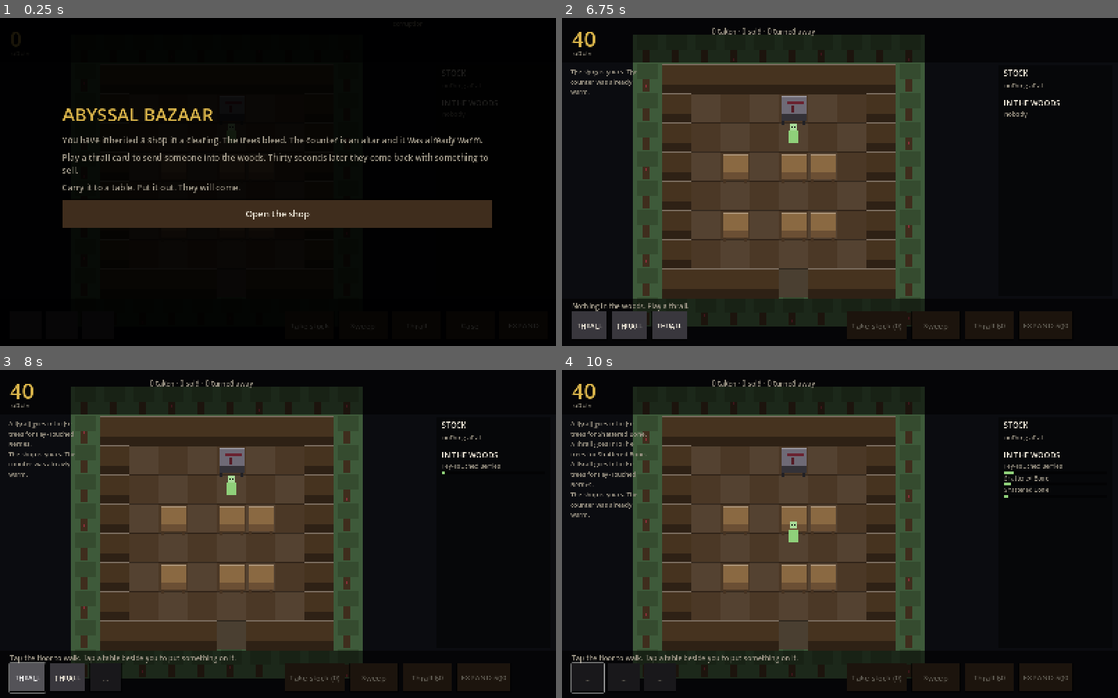
Above: before the commit, frames 1-4 (two rows, left to right).
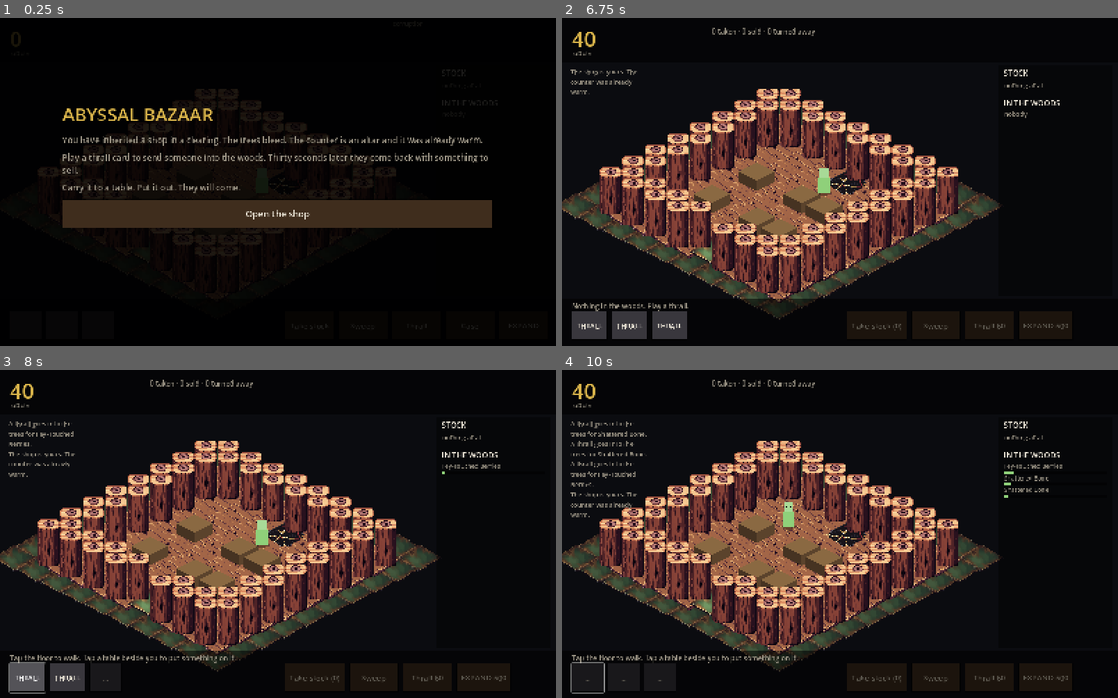
Above: after the commit, the same moments.

Repository: AdLgames/tugow
Game: Godot game, scene res://scenes/main.tscn
Two runs of this game, one before a commit and one after it. Both use one fixed random seed, a clock stepped at 60 frames per second and the inputs below.
Inputs (mouse positions are in pixels of both pictures, inside the frame that each line leads up to):
- Up to frame 1 (0.25 s): no input
- Up to frame 2 (6.75 s): click (589, 326) at 0.52 s; click (623, 326) at 1.27 s; click (662, 326) at 2.02 s; click "Take stock" at 2.75 s; click "Sweep" at 3.5 s; click "Thrall" at 4.25 s; click "Case" at 5 s; click "EXPAND" at 5.75 s; click "Open the shop" at 6.5 s
- Up to frame 3 (8 s): click "THRALL" at 7.25 s
- Up to frame 4 (10 s): click "THRALL" at 8 s; click "THRALL" at 8.75 s; tap A at 9.5 s; move the mouse to (778, 534) at 9.52 s; click (778, 534) at 9.67 s

The runs differ from the first frame. In frame 1, 0.3% of the frame differs, in the area x 6-72%, y 33-63%; in frame 2, 44%, in the area x 0-79%, y 5-95%; in frame 3, 44%; in frame 4, 44%.

Commit message:
Lay the shop out isometric, on the painted tiles
The art is 2:1 diamonds, so the projection follows it. The simulation
never learned about either — it deals in whole tile coordinates, and the
view is the only thing that knows where they land — so swapping the whole
projection from square three-quarter to isometric touched one file, no
rules, and every test kept passing.

Floor tiles are placed by the top vertex of their diamond and scaled to
the tile width, so whatever depth each was drawn with hangs over the row
behind it. Walls are scaled by height rather than width: a log is tall
and narrow and an iron panel is square, and sizing either by tile width
puts one of them three tiles high. A narrow post repeats across its tile
so a run of logs reads as a cabin wall.

Corruption is now a floor rather than a tint. flesh_cobble replaces the
tiles one at a time in a fixed order, so a shop going bad is something
that creeps outward and always creeps the same way — the design's
"rotting inventory spreading across your clean pixel-art grid", done as
geometry rather than a colour filter.

Drawn in two layers, the way the floor is built: ground with no sorting,
then everything standing sorted back to front by x+y, so a figure walking
up the room slides behind the wall in front of her.

Added a projection round-trip check over every tile of both floors.
Tapping is the only way input reaches the game, so a tile that does not
survive the round trip is a tile nobody can press, and it would have
failed silently.

Co-Authored-By: Claude Opus 5 <noreply@anthropic.com>
Claude-Session: https://claude.ai/code/session_01BzAKzGJTYJvNQcmYrQHVBo

Diff:
--- /dev/null
+++ b/scripts/ui/tiles.gd
@@ -0,0 +1,70 @@
+class_name Tiles
+extends RefCounted
+## The painted tileset, and what each cell of the shop is made of.
+##
+## Every floor texture is an isometric diamond whose top vertex sits at the
+## top of its own image; anything below the diamond is the tile's thickness
+## and hangs down over the row behind. So a tile is placed by its top vertex
+## and scaled to the tile width, and the art keeps whatever depth it was
+## drawn with.
+
+const FLOOR := {
+	&"planks": "res://assets/tiles/planks.png",
+	&"moss": "res://assets/tiles/moss.png",
+	&"grate": "res://assets/tiles/grate.png",
+	&"kintsugi": "res://assets/tiles/kintsugi.png",
+	&"white_tile": "res://assets/tiles/white_tile.png",
+	&"flesh_cobble": "res://assets/tiles/flesh_cobble.png",
+}
+
+const STANDING := {
+	&"log": "res://assets/tiles/log.png",
+	&"log_tall": "res://assets/tiles/log_tall.png",
+	&"wall_rust": "res://assets/tiles/wall_rust.png",
+	&"wall_door": "res://assets/tiles/wall_door.png",
+}
+
+static var _cache: Dictionary = {}
+
+
+## Loaded once. Reaching for a texture inside _draw every frame is both
+## wasteful and unreliable — the first draw can land before the upload.
+static func texture(id: StringName) -> Texture2D:
+	if _cache.has(id):
+		return _cache[id]
+	var path := String(FLOOR.get(id, STANDING.get(id, "")))
+	var tex: Texture2D = null
+	if path != "" and ResourceLoader.exists(path):
+		tex = load(path)
+	_cache[id] = tex
+	return tex
+
+
+static func warm() -> void:
+	for id in FLOOR:
+		texture(id)
+	for id in STANDING:
+		texture(id)
+
+
+## What the ground under a cell is made of. Corruption is not a tint here —
+## the floor itself turns to flesh-set cobble, tile by tile, so a shop going
+## bad is something you watch spread rather than a number you read.
+static func floor_for(cell: int, level: int, corrupted: bool) -> StringName:
+	if corrupted:
+		return &"flesh_cobble"
+	match cell:
+		Shop.Cell.ALTAR:
+			return &"kintsugi"
+		Shop.Cell.BACKROOM:
+			return &"white_tile"
+		Shop.Cell.DOOR:
+			return &"moss"
+	return &"planks" if level == 1 else &"grate"
+
+
+## The face a wall shows. Level 1 is a log cabin; level 2 is riveted iron.
+static func wall_for(level: int, is_door_wall: bool) -> StringName:
+	if level == 1:
+		return &"log"
+	return &"wall_door" if is_door_wall else &"wall_rust"
--- a/scripts/ui/world_view.gd
+++ b/scripts/ui/world_view.gd
@@ -1,24 +1,28 @@
 class_name WorldView
 extends Control
-## The shop, drawn.
+## The shop, drawn isometric.
 ##
-## Three-quarter top-down: tiles are square and flat, and everything standing
-## on them is drawn with a top and a front face so it has height. Everything
-## is snapped to a chunky pixel so it reads as 8-bit rather than as vector
-## shapes that happen to be small.
+## The art is 2:1 diamonds, so the projection is a true isometric one rather
+## than the square three-quarter grid this started as. The simulation never
+## learned about either — it deals in whole tile coordinates and this file
+## is the only thing that knows where they land on a screen.
+##
+## Drawing is layered the way the floor is built: ground first with no sorting
+## at all, then everything standing, sorted back to front by x+y so a figure
+## walking up the room slides behind the wall in front of it.
 
 signal tile_tapped(at: Vector2i)
 
-## How big a drawn "pixel" is. Everything rounds to this.
-const PIXEL := 4.0
-## Height of a standing thing, in screen pixels.
-const WALL_HEIGHT := 26.0
-const TABLE_HEIGHT := 18.0
+## Tile width on screen. The diamond is half as tall as it is wide.
+const TILE_W := 96.0
+const TILE_H := TILE_W * 0.5
+## How tall a wall stands, as a fraction of the tile width.
+const WALL_TALL := 1.05
+const TABLE_LIFT := TILE_H * 0.45
 
 var world: World = null
-var tile: float = 64.0
 var origin := Vector2.ZERO
-## Held for a beat after a sale, for the frame their sprite is wrong.
+var scale_factor: float = 1.0
 var glitches: Array = []
 
 var _t: float = 0.0
@@ -26,6 +30,7 @@
 
 func _ready() -> void:
 	texture_filter = CanvasItem.TEXTURE_FILTER_NEAREST
+	Tiles.warm()
 	set_process(true)
 
 
@@ -49,248 +54,263 @@
 	glitches.append({"at": at, "life": 0.18})
 
 
-## Fit the whole floor into the view, on a whole number of screen pixels so
-## the art never lands between them.
+func tile_w() -> float:
+	return TILE_W * scale_factor
+
+
+func tile_h() -> float:
+	return TILE_H * scale_factor
+
+
+## Fit the whole diamond of the floor into the view. An isometric grid is
+## twice as wide as it is tall, so the width is almost always what binds.
 func _layout() -> void:
 	if world == null:
 		return
 	var n := float(world.shop.size)
-	tile = floor(minf(size.x / n, size.y / n) / PIXEL) * PIXEL
-	var span := tile * n
-	origin = ((size - Vector2(span, span)) * 0.5).snapped(Vector2(PIXEL, PIXEL))
-
-
+	var want := Vector2(n * TILE_W, n * TILE_H + TILE_W * WALL_TALL)
+	scale_factor = minf(size.x / want.x, size.y / want.y) * 0.96
+	# The grid's own bounding box, so it can be centred rather than guessed at.
+	var span := Vector2(n * tile_w(), n * tile_h())
+	origin = Vector2(size.x * 0.5, (size.y - span.y) * 0.5 + TILE_W * WALL_TALL * scale_factor * 0.5)
+
+
+## Top vertex of the diamond for a tile. Fractional coordinates are welcome:
+## this is how a walking figure is placed between tiles.
+func project(at: Vector2) -> Vector2:
+	return origin + Vector2((at.x - at.y) * tile_w() * 0.5,
+		(at.x + at.y) * tile_h() * 0.5)
+
+
+## Centre of a tile's diamond — where a thing standing on it belongs.
+func project_centre(at: Vector2) -> Vector2:
+	return project(at) + Vector2(0.0, tile_h() * 0.5)
+
+
+## Screen back to grid. The inverse of the projection, measured from the
+## centre of the diamond rather than its top vertex.
 func tile_at(screen: Vector2) -> Vector2i:
-	if world == null or tile <= 0.0:
-		return Vector2i.ZERO
-	var local := (screen - origin) / tile
-	return Vector2i(int(floor(local.x)), int(floor(local.y)))
-
-
-func screen_of(at: Vector2) -> Vector2:
-	return origin + at * tile
+	if world == null or tile_w() <= 0.0:
+		return Vector2i(-1, -1)
+	var local := screen - origin - Vector2(0.0, tile_h() * 0.5)
+	var a := local.x / (tile_w() * 0.5)
+	var b := local.y / (tile_h() * 0.5)
+	return Vector2i(int(floor((a + b) * 0.5 + 0.5)), int(floor((b - a) * 0.5 + 0.5)))
 
 
 func _gui_input(event: InputEvent) -> void:
+	var pressed := false
+	var at := Vector2.ZERO
 	if event is InputEventMouseButton and event.pressed \
 			and event.button_index == MOUSE_BUTTON_LEFT:
-		tile_tapped.emit(tile_at(event.position))
-		accept_event()
+		pressed = true
+		at = event.position
 	elif event is InputEventScreenTouch and event.pressed:
-		tile_tapped.emit(tile_at(event.position))
-		accept_event()
-
+		pressed = true
+		at = event.position
+	if not pressed:
+		return
+	tile_tapped.emit(tile_at(at))
+	accept_event()
+
+
+# --- Drawing -----------------------------------------------------------------
 
 func _draw() -> void:
 	if world == null:
 		return
 	_layout()
-	_draw_ground()
+	draw_rect(Rect2(Vector2.ZERO, size), Palette.NIGHT, true)
+	_draw_surround()
 	_draw_floor()
-	# Everything standing is drawn back to front so it overlaps correctly.
-	var standing: Array = []
-	for y in world.shop.size:
-		for x in world.shop.size:
+	_draw_standing()
+	_draw_glitches()
+
+
+## A ring of ground outside the walls, so the shop sits in something.
+func _draw_surround() -> void:
+	var n := world.shop.size
+	for ring in range(-1, n + 1):
+		for other in range(-1, n + 1):
+			var at := Vector2i(ring, other)
+			if at.x >= 0 and at.y >= 0 and at.x < n and at.y < n:
+				continue
+			_blit_floor(Vector2(at), &"moss", 0.55)
+
+
+## Layer 0. No sorting: nothing can ever walk behind a floor.
+func _draw_floor() -> void:
+	var corrupt_share := clampf(world.corruption / Balance.corruption_cap, 0.0, 1.0)
+	var n := world.shop.size
+	for y in n:
+		for x in n:
 			var at := Vector2i(x, y)
 			var cell := world.shop.get_cell(at)
-			if cell == Shop.Cell.WALL or cell == Shop.Cell.TABLE \
-					or cell == Shop.Cell.CASE or cell == Shop.Cell.ALTAR:
-				standing.append({"y": float(y), "at": at, "cell": cell})
+			if cell == Shop.Cell.WALL:
+				# Walls get a floor under them too, or the room has holes.
+				_blit_floor(Vector2(at), Tiles.floor_for(Shop.Cell.FLOOR, world.level, false))
+				continue
+			# Corruption spreads across the grid rather than tinting it. The
+			# same tiles turn every time, so it creeps outward from the door.
+			var corrupted := _corruption_rank(at, n) < corrupt_share
+			_blit_floor(Vector2(at), Tiles.floor_for(cell, world.level, corrupted))
+
+
+## A stable ordering of tiles, so corruption always takes the same ones first
+## and the spread reads as a spread rather than as static.
+func _corruption_rank(at: Vector2i, n: int) -> float:
+	var h := (at.x * 73856093) ^ (at.y * 19349663)
+	return float(absi(h) % 1000) / 1000.0
+
+
+func _blit_floor(at: Vector2, id: StringName, alpha: float = 1.0) -> void:
+	var tex := Tiles.texture(id)
+	if tex == null:
+		return
+	var w := tile_w()
+	var h := w * float(tex.get_height()) / float(tex.get_width())
+	var top := project(at)
+	draw_texture_rect(tex, Rect2(top - Vector2(w * 0.5, 0.0), Vector2(w, h)),
+		false, Color(1, 1, 1, alpha))
+
+
+## Layer 1. Everything with height, back to front, so the shopkeeper walking
+## up the room slides behind the wall ahead of her.
+func _draw_standing() -> void:
+	var queue: Array = []
+	var n := world.shop.size
+	for y in n:
+		for x in n:
+			var at := Vector2i(x, y)
+			var cell := world.shop.get_cell(at)
+			if cell == Shop.Cell.WALL:
+				queue.append({"sort": float(x + y), "wall": at})
+			elif cell == Shop.Cell.TABLE or cell == Shop.Cell.CASE:
+				queue.append({"sort": float(x + y), "table": at, "cell": cell})
 	for c in world.customers:
-		standing.append({"y": c.at.y, "customer": c})
-	standing.append({"y": world.player.y, "player": true})
-	standing.sort_custom(func(a, b): return float(a["y"]) < float(b["y"]))
-	for item in standing:
-		if item.has("customer"):
+		queue.append({"sort": c.at.x + c.at.y, "customer": c})
+	queue.append({"sort": world.player.x + world.player.y, "player": true})
+	queue.sort_custom(func(a, b): return float(a["sort"]) < float(b["sort"]))
+	for item in queue:
+		if item.has("wall"):
+			_draw_wall(item["wall"])
+		elif item.has("table"):
+			_draw_table(item["table"], int(item["cell"]))
+		elif item.has("customer"):
 			_draw_person(item["customer"].at, Palette.FLESH, item["customer"])
-		elif item.has("player"):
+		else:
 			_draw_person(world.player, Palette.EYE, null)
-		else:
-			_draw_furniture(item["at"], int(item["cell"]))
-	_draw_carried()
-	_draw_glitches()
-
-
-## The clearing the shop sits in. Trees at the edge, and the sap.
-func _draw_ground() -> void:
-	draw_rect(Rect2(Vector2.ZERO, size), Palette.NIGHT, true)
-	var n := world.shop.size
-	var pad := tile
-	var outer := Rect2(origin - Vector2(pad, pad),
-		Vector2(tile * n + pad * 2.0, tile * n + pad * 2.0))
-	draw_rect(outer, Palette.GRASS, true)
-	# Bleeding trees all the way round the clearing.
-	var count := n + 2
-	for i in count:
-		var f := float(i) - 1.0
-		var ring: Array[Vector2] = [
-			Vector2(f, -1.0), Vector2(f, float(n)),
-			Vector2(-1.0, f), Vector2(float(n), f),
-		]
-		for k in ring.size():
-			_draw_tree((origin + ring[k] * tile).snapped(Vector2(PIXEL, PIXEL)),
-				i * 4 + k)
-
-
-func _draw_tree(at: Vector2, seed_value: int) -> void:
-	var w := tile * 0.7
-	var trunk := Rect2(at + Vector2(tile * 0.34, tile * 0.42), Vector2(tile * 0.22, tile * 0.5))
-	draw_rect(_snap(trunk), Palette.WOOD_DARK, true)
-	draw_rect(_snap(Rect2(at + Vector2(tile * 0.12, tile * 0.02), Vector2(w, tile * 0.5))),
-		Palette.GRASS_ALT.darkened(0.25), true)
-	# Sap, running. It is the first thing that is wrong.
-	if seed_value % 3 != 0:
-		return
-	var drip := fposmod(_t * 0.35 + float(seed_value) * 0.21, 1.0)
-	draw_rect(_snap(Rect2(at + Vector2(tile * 0.42, tile * 0.5 + drip * tile * 0.34),
-		Vector2(PIXEL, PIXEL * 2.0))), Palette.SAP, true)
-
-
-func _draw_floor() -> void:
-	var tint := Palette.floor_tint(world.corruption)
-	for y in world.shop.size:
-		for x in world.shop.size:
-			var at := Vector2i(x, y)
-			var box := _snap(Rect2(screen_of(Vector2(at)), Vector2(tile, tile)))
-			var cell := world.shop.get_cell(at)
-			var base := Palette.FLOOR_WOOD if world.level == 1 else Palette.FLOOR_IRON
-			if (x + y) % 2 == 0:
-				base = base.lightened(0.05)
-			if cell == Shop.Cell.DOOR:
-				base = Palette.DIRT
-			elif cell == Shop.Cell.BACKROOM:
-				base = Palette.STONE.darkened(0.45)
-			draw_rect(box, base, true)
-			# Board seams. Cheap, and it stops the floor reading as a colour
-			# field that furniture disappears into.
-			draw_rect(_snap(Rect2(box.position, Vector2(box.size.x, PIXEL))),
-				base.darkened(0.35), true)
-			if tint.a > 0.0:
-				draw_rect(box, tint, true)
-
-
-## A top face and a front face: enough height to read as three-quarter.
-func _draw_furniture(at: Vector2i, cell: int) -> void:
-	var box := _snap(Rect2(screen_of(Vector2(at)), Vector2(tile, tile)))
-	var height := WALL_HEIGHT if cell == Shop.Cell.WALL else TABLE_HEIGHT
-	var top := Palette.WALL_TOP
-	var face := Palette.WALL
-	match cell:
-		Shop.Cell.WALL:
-			if world.level >= 2:
-				top = Palette.IRON_TOP
-				face = Palette.IRON
-			else:
-				top = Palette.WALL_WOOD_TOP
-				face = Palette.WALL_WOOD
-		Shop.Cell.TABLE:
-			top = Palette.WOOD_TOP
-			face = Palette.WOOD
-		Shop.Cell.CASE:
-			top = Palette.STONE_TOP
-			face = Palette.STONE.darkened(0.3)
-		Shop.Cell.ALTAR:
-			top = Palette.STONE_TOP
-			face = Palette.STONE.darkened(0.4)
-	# Walls fill their tile; furniture is inset, so an aisle reads as an aisle.
-	var inset := 0.0 if cell == Shop.Cell.WALL else tile * 0.08
-	var body := Rect2(box.position + Vector2(inset, inset),
-		box.size - Vector2(inset * 2.0, inset * 2.0))
-	if cell != Shop.Cell.WALL:
-		# Legs, before the top goes on over them.
-		var leg := Vector2(PIXEL * 2.0, height)
-		draw_rect(_snap(Rect2(body.position + Vector2(0, body.size.y - height * 0.4), leg)),
-			face.darkened(0.35), true)
-		draw_rect(_snap(Rect2(body.position + Vector2(body.size.x - leg.x,
-			body.size.y - height * 0.4), leg)), face.darkened(0.35), true)
-	draw_rect(_snap(Rect2(body.position + Vector2(0, body.size.y - height),
-		Vector2(body.size.x, height))), face, true)
-	draw_rect(_snap(Rect2(body.position, Vector2(body.size.x, body.size.y - height))),
-		top, true)
-	# A lit rim along the top edge, which is what sells the height.
-	draw_rect(_snap(Rect2(body.position, Vector2(body.size.x, PIXEL))),
-		top.lightened(0.28), true)
-	box = body
-	if cell == Shop.Cell.ALTAR:
-		_draw_altar_stain(box, height)
-	if cell == Shop.Cell.TABLE or cell == Shop.Cell.CASE:
-		_draw_stock(at, box, height)
-
-
-func _draw_altar_stain(box: Rect2, height: float) -> void:
-	var top := box.position + Vector2(0, height * 0.2)
-	draw_rect(_snap(Rect2(top + Vector2(tile * 0.22, tile * 0.18),
-		Vector2(tile * 0.56, tile * 0.10))), Palette.ALTAR_STAIN, true)
-	draw_rect(_snap(Rect2(top + Vector2(tile * 0.36, tile * 0.30),
-		Vector2(tile * 0.10, tile * 0.22))), Palette.ALTAR_STAIN.darkened(0.2), true)
+
+
+## A wall is a flat face standing on its tile, anchored to the bottom of the
+## diamond so it reads as sitting on the floor rather than floating over it.
+func _draw_wall(at: Vector2i) -> void:
+	var is_door_wall := at.y == world.shop.size - 1
+	var id := Tiles.wall_for(world.level, is_door_wall)
+	var tex := Tiles.texture(id)
+	if tex == null:
+		return
+	# Walls are scaled by their HEIGHT, not their width. A log is tall and
+	# narrow and an iron panel is square, so sizing either by tile width puts
+	# one of them three tiles high.
+	var h := tile_w() * WALL_TALL
+	var w := h * float(tex.get_width()) / float(tex.get_height())
+	var foot := project_centre(Vector2(at)) + Vector2(0.0, tile_h() * 0.45)
+	# A narrow post is repeated across the tile, so a run of logs reads as a
+	# cabin wall rather than a picket fence.
+	var across := maxi(1, int(round(tile_w() / w)))
+	for i in across:
+		var offset := (float(i) - float(across - 1) * 0.5) * (tile_w() / float(across))
+		draw_texture_rect(tex, Rect2(foot + Vector2(offset - w * 0.5, -h),
+			Vector2(w, h)), false)
+
+
+## Tables are not painted, so they are built: a top diamond and two side
+## faces, in the same projection as everything else.
+func _draw_table(at: Vector2i, cell: int) -> void:
+	var w := tile_w() * 0.82
+	var h := tile_h() * 0.82
+	var lift := TABLE_LIFT * scale_factor * (1.4 if cell == Shop.Cell.CASE else 1.0)
+	var centre := project_centre(Vector2(at))
+	var top := centre - Vector2(0.0, lift)
+	var face := Palette.WOOD if cell == Shop.Cell.TABLE else Palette.STONE
+	var lit := Palette.WOOD_TOP if cell == Shop.Cell.TABLE else Palette.STONE_TOP
+
+	var left := top + Vector2(-w * 0.5, 0.0)
+	var right := top + Vector2(w * 0.5, 0.0)
+	var bottom := top + Vector2(0.0, h * 0.5)
+	# Two side faces, dropped to the floor.
+	draw_colored_polygon(PackedVector2Array([left, bottom,
+		bottom + Vector2(0, lift), left + Vector2(0, lift)]), face.darkened(0.35))
+	draw_colored_polygon(PackedVector2Array([bottom, right,
+		right + Vector2(0, lift), bottom + Vector2(0, lift)]), face.darkened(0.15))
+	# The top.
+	draw_colored_polygon(PackedVector2Array([
+		top - Vector2(0.0, h * 0.5), right, bottom, left]), lit)
+	_draw_stock(at, top - Vector2(0.0, h * 0.25))
 
 
 ## What is on the table. Rot is unmistakable: it goes green and it twitches.
-func _draw_stock(at: Vector2i, box: Rect2, height: float) -> void:
+func _draw_stock(at: Vector2i, centre: Vector2) -> void:
 	var stock := world.shop.stock_at(at)
-	var surface := box.position + Vector2(0, height * 0.1)
+	var step := tile_w() * 0.20
 	for i in stock.size():
 		var unit: Goods.Unit = stock[i]
-		var slot := Vector2(tile * (0.14 + 0.28 * float(i)), tile * 0.20)
-		var w := tile * 0.22
+		var offset := Vector2((float(i) - float(stock.size() - 1) * 0.5) * step, 0.0)
+		var s := tile_w() * 0.15
 		var colour := Palette.good_colour(unit.id)
+		var wobble := 0.0
 		if unit.rotted:
 			colour = Palette.ROT
-			slot.y += sin(_t * 9.0 + float(i)) * PIXEL
+			wobble = sin(_t * 9.0 + float(i)) * 3.0
 		elif unit.spoilage() > 0.6:
 			colour = colour.lerp(Palette.ROT, (unit.spoilage() - 0.6) / 0.4)
-		draw_rect(_snap(Rect2(surface + slot, Vector2(w, w))), colour, true)
-		draw_rect(_snap(Rect2(surface + slot + Vector2(0, w - PIXEL), Vector2(w, PIXEL))),
-			colour.darkened(0.4), true)
-
-
-## A person: two blocks and a head. Enough to read who is who at this size.
+		var box := Rect2(centre + offset + Vector2(-s * 0.5, -s + wobble), Vector2(s, s))
+		draw_rect(box, colour, true)
+		draw_rect(Rect2(box.position + Vector2(0, box.size.y - 3.0),
+			Vector2(box.size.x, 3.0)), colour.darkened(0.45), true)
+
+
+## A person: a body and a head, standing on the diamond they occupy.
 func _draw_person(at: Vector2, tone: Color, customer: Customer) -> void:
-	var foot := screen_of(at) + Vector2(tile * 0.5, tile * 0.72)
+	var foot := project_centre(at)
 	var glitched := customer != null and customer.glitching
 	var body := tone if not glitched else Palette.VOID
-	var w := tile * 0.32
-	var h := tile * 0.42
-	draw_rect(_snap(Rect2(foot + Vector2(-w * 0.5, -h), Vector2(w, h))), body, true)
-	var head := tile * 0.26
-	draw_rect(_snap(Rect2(foot + Vector2(-head * 0.5, -h - head), Vector2(head, head))),
+	var w := tile_w() * 0.26
+	var h := tile_w() * 0.34
+	# A shadow, which is most of what sells a figure standing on a diamond.
+	draw_colored_polygon(PackedVector2Array([
+		foot + Vector2(-w * 0.7, 0), foot + Vector2(0, w * 0.35),
+		foot + Vector2(w * 0.7, 0), foot + Vector2(0, -w * 0.35)]),
+		Color(0, 0, 0, 0.35))
+	draw_rect(Rect2(foot + Vector2(-w * 0.5, -h), Vector2(w, h)), body, true)
+	var head := tile_w() * 0.21
+	draw_rect(Rect2(foot + Vector2(-head * 0.5, -h - head), Vector2(head, head)),
 		body.lightened(0.22), true)
 	if glitched:
-		# The single frame where the sprite is something else.
-		draw_rect(_snap(Rect2(foot + Vector2(-w, -h - head * 1.6),
-			Vector2(w * 2.0, head * 0.5))), Palette.SAP, true)
-		return
-	# Eyes. A customer facing you is worse than one facing away.
-	var eye := Vector2(head * 0.22, PIXEL)
-	draw_rect(_snap(Rect2(foot + Vector2(-head * 0.34, -h - head * 0.62), eye)),
-		Palette.NIGHT, true)
-	draw_rect(_snap(Rect2(foot + Vector2(head * 0.10, -h - head * 0.62), eye)),
-		Palette.NIGHT, true)
+		draw_rect(Rect2(foot + Vector2(-w, -h - head * 1.7),
+			Vector2(w * 2.0, head * 0.5)), Palette.SAP, true)
+		return
+	var eye := Vector2(head * 0.22, 3.0)
+	draw_rect(Rect2(foot + Vector2(-head * 0.32, -h - head * 0.62), eye), Palette.NIGHT, true)
+	draw_rect(Rect2(foot + Vector2(head * 0.12, -h - head * 0.62), eye), Palette.NIGHT, true)
 	if customer != null and customer.carrying != null:
-		draw_rect(_snap(Rect2(foot + Vector2(w * 0.4, -h * 0.6),
-			Vector2(tile * 0.18, tile * 0.18))),
+		draw_rect(Rect2(foot + Vector2(w * 0.45, -h * 0.7),
+			Vector2(tile_w() * 0.13, tile_w() * 0.13)),
 			Palette.good_colour(customer.carrying.id), true)
-
-
-## What you are holding, over your head, so you know you are holding it.
-func _draw_carried() -> void:
-	if world.carrying == null:
-		return
-	var foot := screen_of(world.player) + Vector2(tile * 0.5, tile * 0.72)
-	var w := tile * 0.24
-	draw_rect(_snap(Rect2(foot + Vector2(-w * 0.5, -tile * 1.05), Vector2(w, w))),
-		Palette.good_colour(world.carrying.id), true)
+	if customer == null and world.carrying != null:
+		draw_rect(Rect2(foot + Vector2(-tile_w() * 0.07, -h - head * 1.9),
+			Vector2(tile_w() * 0.14, tile_w() * 0.14)),
+			Palette.good_colour(world.carrying.id), true)
 
 
 func _draw_glitches() -> void:
 	for g in glitches:
 		var at: Vector2 = g["at"]
 		var f: float = float(g["life"]) / 0.18
-		var box := Rect2(screen_of(at) - Vector2(tile, tile) * 0.5,
-			Vector2(tile, tile) * 2.0)
-		draw_rect(_snap(box), Color(Palette.VOID, 0.30 * f), true)
-
-
-func _snap(box: Rect2) -> Rect2:
-	return Rect2(box.position.snapped(Vector2(PIXEL, PIXEL)),
-		box.size.snapped(Vector2(PIXEL, PIXEL)))
+		var c := project_centre(at)
+		var w := tile_w()
+		draw_colored_polygon(PackedVector2Array([
+			c + Vector2(-w, 0), c + Vector2(0, w * 0.5),
+			c + Vector2(w, 0), c + Vector2(0, -w * 0.5)]),
+			Color(Palette.VOID, 0.30 * f))
--- a/tests/ui_smoke.gd
+++ b/tests/ui_smoke.gd
@@ -70,6 +70,22 @@
 	_check(world.player_target != table, "tapping a table does not walk you into it")
 	_check(world.shop.walkable(world.player_target), "it walks you beside it")
 
+	# The isometric projection is the only way input reaches the sim, so a
+	# tile that does not survive the round trip is a tile nobody can tap.
+	var view: WorldView = _main._view
+	var misses := 0
+	for y in world.shop.size:
+		for x in world.shop.size:
+			var at := Vector2i(x, y)
+			if view.tile_at(view.project_centre(Vector2(at))) != at:
+				misses += 1
+	_check(misses == 0, "every tile survives the projection round trip (%d missed)" % misses)
+
+	# And a tap between two tiles lands on one of them, not on nothing.
+	var centre := view.project_centre(Vector2(world.shop.size / 2, world.shop.size / 2))
+	var nudged := view.tile_at(centre + Vector2(view.tile_w() * 0.2, 0.0))
+	_check(world.shop.in_bounds(nudged), "a tap just off centre still lands on the floor")
+
 	await _run(45.0)
 	_check(world.tribute_owed >= 0, "tribute accrues without going negative")
 	print("UI smoke: %d dispatched, %d placed, %d sold, %d obols, level %d."
Binary file added: assets/tiles/flesh_cobble.png
Not shown, added: assets/tiles/flesh_cobble.png.import
Binary file added: assets/tiles/grate.png
Not shown, added: assets/tiles/grate.png.import
Binary file added: assets/tiles/kintsugi.png
Not shown, added: assets/tiles/kintsugi.png.import
Binary file added: assets/tiles/log.png
Not shown, added: assets/tiles/log.png.import
Binary file added: assets/tiles/log_tall.png
Not shown, added: assets/tiles/log_tall.png.import
Binary file added: assets/tiles/moss.png
Not shown, added: assets/tiles/moss.png.import
(and 11 more such lines)
